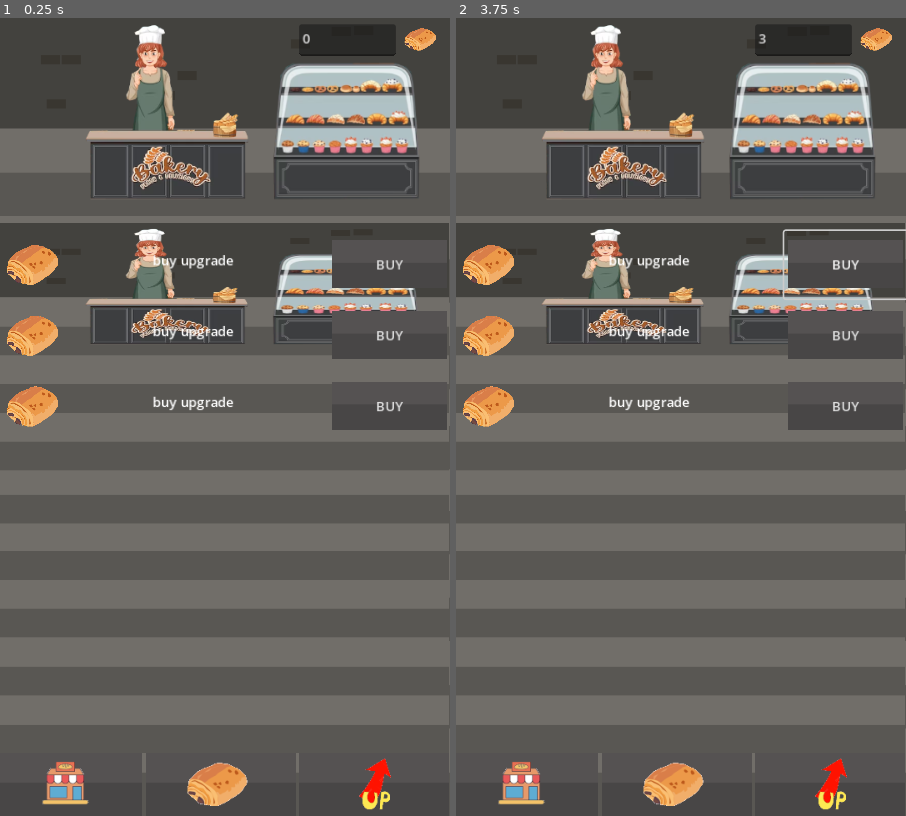
Above: before the commit, frames 1-2 (left to right).
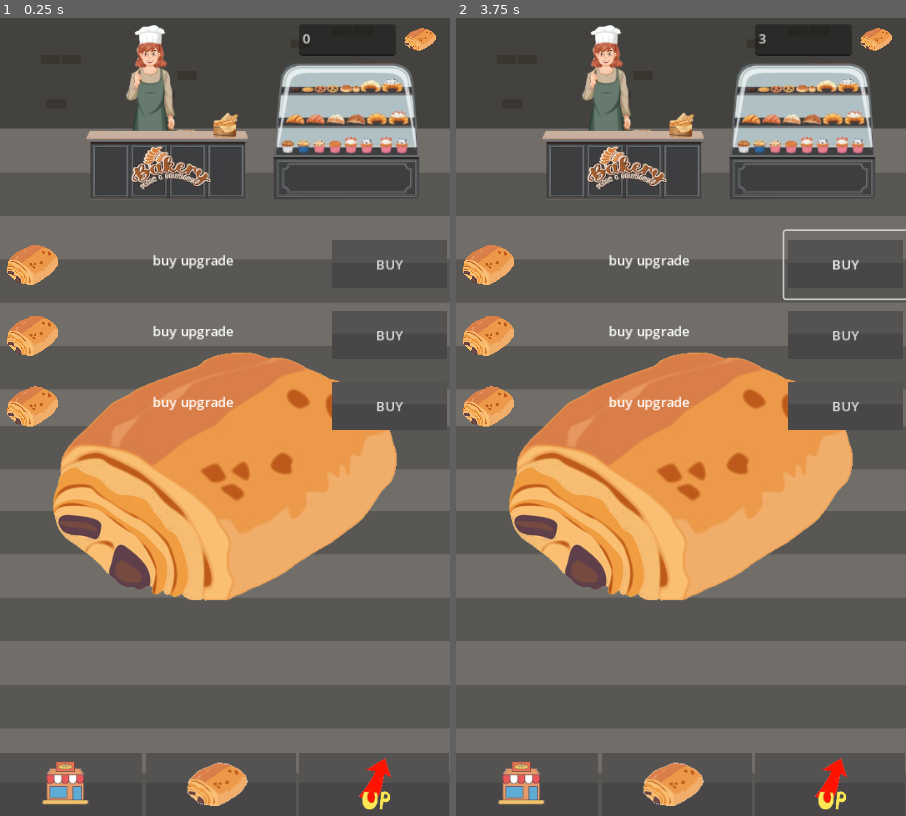
Above: after the commit, the same moments.

Repository: christophechr/EpitechGameJam-1
Game: Godot game, scene res://Scene/world.tscn
Same seed, same stepped clock (60 frames per second), same inputs: the game is played once before the commit and once after it.
Inputs (mouse positions are in pixels of both pictures, inside the frame that each line leads up to):
- Up to frame 1 (0.25 s): no input
- Up to frame 2 (3.75 s): click (523, 784) at 0.5 s; click (676, 784) at 1.25 s; click (829, 784) at 2 s; click (685, 480) at 2.75 s; click "BUY" at 3.5 s

The runs differ from the first frame. In frame 1, 24% of the frame differs, in the area x 0-100%, y 25-74%; in frame 2, 24%.

Commit message:
Remove menu background

Diff:
--- a/choco_clicker/Scene/world.tscn
+++ b/choco_clicker/Scene/world.tscn
@@ -1,13 +1,10 @@
-[gd_scene load_steps=8 format=3 uid="uid://lswyqs3s8sx5"]
+[gd_scene load_steps=9 format=3 uid="uid://lswyqs3s8sx5"]
 
 [ext_resource type="PackedScene" path="res://Scene/BottomBar.tscn" id="1_c6gte"]
 [ext_resource type="Script" path="res://Script/world.gd" id="1_r8bp6"]
 [ext_resource type="Texture2D" uid="uid://j274vub14bbq" path="res://Assets/back.png" id="2_n2vy4"]
+[ext_resource type="Script" path="res://Scripts/GameManager.gd" id="3_t3gxr"]
 [ext_resource type="Script" path="res://Scene/TextEdit.gd" id="6_pk6io"]
-[ext_resource type="Texture2D" uid="uid://bjrpnvdlax2au" path="res://Assets/choco.png" id="6_uthds"]
-[ext_resource type="Script" path="res://Scene/Sprite2D.gd" id="7_jg86x"]
-[ext_resource type="Script" path="res://Scene/main_click_zone.gd" id="3_jhs6i"]
-[ext_resource type="Script" path="res://Scripts/GameManager.gd" id="3_t3gxr"]
 [ext_resource type="Texture2D" uid="uid://bjrpnvdlax2au" path="res://Assets/choco.png" id="6_uthds"]
 [ext_resource type="Texture2D" uid="uid://4f2nlmnx2720" path="res://Assets/button.png" id="7_aqm5n"]
 [ext_resource type="Script" path="res://Scene/Sprite2D.gd" id="7_jg86x"]
@@ -62,17 +59,16 @@
 [node name="Timer" type="Timer" parent="."]
 autostart = true
 
-[connection signal="nb_choco" from="." to="TextEdit" method="_on_world_nb_choco"]
 [node name="TextureRect" type="TextureRect" parent="."]
 custom_minimum_size = Vector2(75, 75)
 offset_top = 248.0
 offset_right = 539.0
 offset_bottom = 885.0
 size_flags_horizontal = 0
-texture = ExtResource("2_n2vy4")
 expand_mode = 1
 
 [node name="UpgradeMenu" type="VBoxContainer" parent="TextureRect"]
+layout_mode = 0
 offset_left = 1.0
 offset_top = 10.0
 offset_right = 541.0
@@ -168,6 +164,7 @@
 icon_alignment = 1
 expand_icon = true
 
+[connection signal="nb_choco" from="." to="TextEdit" method="_on_world_nb_choco"]
 [connection signal="button_up" from="BottomBar/Right" to="." method="_on_right_button_up"]
 [connection signal="button_up" from="BottomBar/Center" to="." method="_on_center_button_up"]
 [connection signal="button_up" from="BottomBar/Left" to="." method="_on_left_button_up"]
